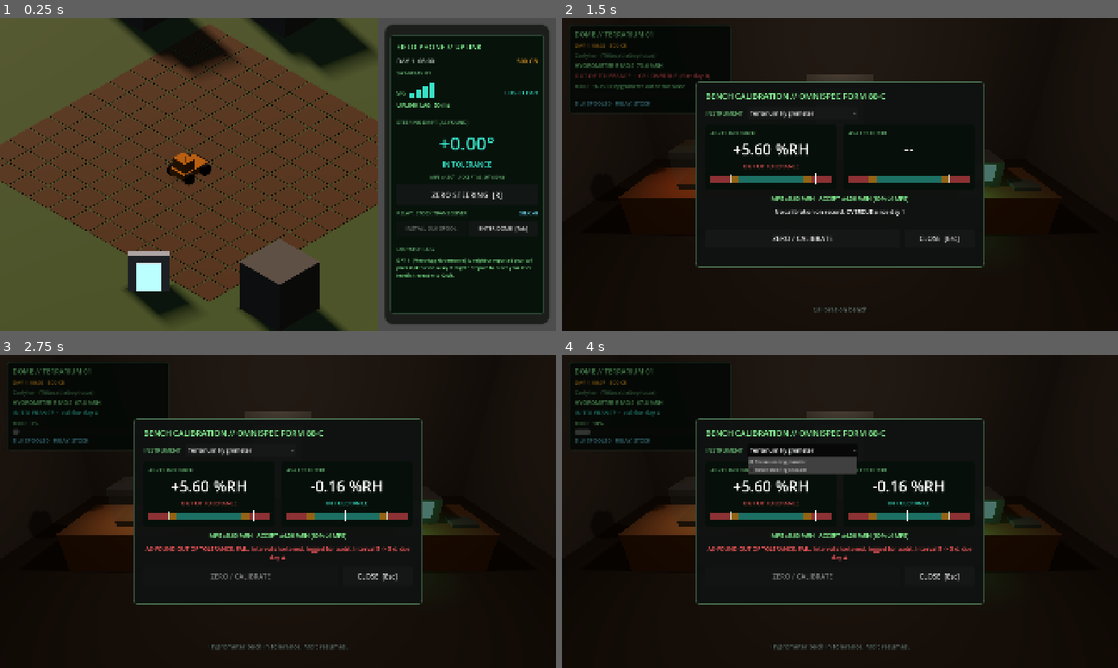
Above: before the commit, frames 1-4 (two rows, left to right).
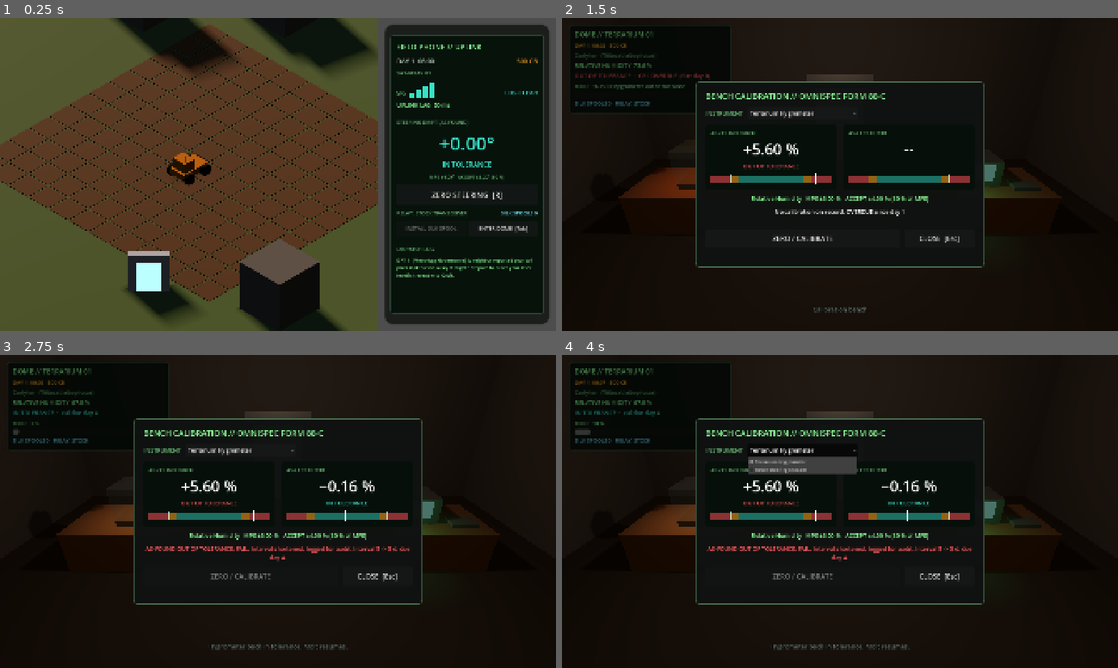
Above: after the commit, the same moments.

Repository: xlockeddown-glitch/out-of-spec
Game: Godot game, scene res://scenes/main_farm.tscn
The game is run twice, just before and just after one commit, with the same random seed, the same clock (stepped at 60 frames per second) and the same inputs.
Inputs (mouse positions are in pixels of both pictures, inside the frame that each line leads up to):
- Up to frame 1 (0.25 s): no input
- Up to frame 2 (1.5 s): click "ENTER DOME [Tab]" at 0.5 s; tap Enter at 1.25 s; move the mouse to (962, 158) at 1.27 s; hold D (rover_steer_right) from 1.28 s (still down); tap Space (rover_till) at 1.35 s; click (962, 158) at 1.42 s
- Up to frame 3 (2.75 s): release D (rover_steer_right) at 2 s; click "ZERO / CALIBRATE" at 2 s
- Up to frame 4 (4 s): click "Terrarium Hygrometer" at 2.75 s; tap Space (rover_till) at 3.5 s; move the mouse to (728, 527) at 3.52 s; hold S (rover_reverse) from 3.53 s (still down); tap R (rover_zero_steering) at 3.6 s

The runs differ from the first frame. In frame 1, 0.1% of the frame differs, in the area x 77-97%, y 50-64%; in frame 2, 0.9%; in frame 3, 1.2%; in frame 4, 1.2%, in the area x 2-69%, y 14-60%.

Commit message:
NIST SP 811 for player-facing text, with a local check
- SP811 formatter (U+2212 minus, U+202F grouping over four digits)
- DriftingSensor.format_value: "+5.60 %" (no RH qualifier on %),
  quantity_name() for labels; "−0.48°" for steering
- UI: space before %, × for multiplication, RELATIVE HUMIDITY label,
  SILK SPOOLS count, grouped credits
- Dispatch text: 1.4 %, 4 %, 12 000, 40 000, 200 ms
- tools/check_sp811.py + docs/sp811.md; README local checks; canon tables

Co-Authored-By: Claude Opus 5.5 <noreply@anthropic.com>
Claude-Session: https://claude.ai/code/session_01BofB6MbKLctUdnYN5tTGLe

Diff:
--- a/data/dialogue_dispatches.json
+++ b/data/dialogue_dispatches.json
@@ -6,7 +6,7 @@
       "id": "disp_01",
       "sender": "Orbital Compliance",
       "severity": "warning",
-      "text": "Reminder: Tractor wheel circumference exceeds nominal spec by 1.4%. Any unauthorized harvest mileage will be billed as recreational joyriding."
+      "text": "Reminder: Tractor wheel circumference exceeds nominal spec by 1.4 %. Any unauthorized harvest mileage will be billed as recreational joyriding."
     },
     {
       "id": "disp_02",
@@ -42,7 +42,7 @@
       "id": "disp_07",
       "sender": "HR & Morale",
       "severity": "info",
-      "text": "Outpost loneliness is down 4% after we reclassified talking to your rover as 'verbal diagnostics.'"
+      "text": "Outpost loneliness is down 4 % after we reclassified talking to your rover as 'verbal diagnostics.'"
     },
     {
       "id": "disp_08",
@@ -60,14 +60,14 @@
       "id": "disp_10",
       "sender": "Drop-Pod Dispatch",
       "severity": "info",
-      "text": "Your replacement reference weight fell off the cargo rail at 12,000 meters. Please re-zero it before use."
+      "text": "Your replacement reference weight fell off the cargo rail at 12 000 meters. Please re-zero it before use."
     }
   ],
   "audit_fines": [
     {
       "id": "fine_01",
       "title": "Unapproved Arachnid-Assisted Telemetry",
-      "reason": "Used homegrown tarantula silk to out-perform a 40,000-credit corporate transceiver.",
+      "reason": "Used homegrown tarantula silk to out-perform a 40 000-credit corporate transceiver.",
       "credit_penalty": 175,
       "snarky_footer": "Innovation without a Form 88-C is just vandalism with better tolerances."
     },
@@ -97,7 +97,7 @@
       "title": "Excessive Signal Clarity",
       "reason": "Satellite relay latency dropped below your paid subscription tier.",
       "credit_penalty": 210,
-      "snarky_footer": "Upgrade to Platinum Uplink or kindly re-introduce 200ms of lag."
+      "snarky_footer": "Upgrade to Platinum Uplink or kindly re-introduce 200 ms of lag."
     }
   ],
   "npcs": {
--- a/data/items.json
+++ b/data/items.json
@@ -2,6 +2,6 @@
   "optical_silk_spool": {
     "display_name": "Optical Silk Spool",
     "relay_lag_reduction_pct": 60,
-    "_note": "Week 2 decision: one spool cuts rover uplink lag ~60% (0.45 s -> 0.18 s occluded)."
+    "_note": "Week 2 decision: one spool cuts rover uplink lag about 60 % (0.45 s to 0.18 s occluded)."
   }
 }
--- a/data/tarantula_species.json
+++ b/data/tarantula_species.json
@@ -60,7 +60,7 @@
     "optical_silk_yield": null,
     "lag_reduction_pct": 25,
     "output": "Standard optical silk",
-    "unlock": "Cuts Day 1 tractor input lag when slotted into the dish (bible: 25%)."
+    "unlock": "Cuts Day 1 tractor input lag when slotted into the dish (bible: 25 %)."
   },
   {
     "id": "terracotta_knee",
--- a/scripts/autoload/GameState.gd
+++ b/scripts/autoload/GameState.gd
@@ -223,9 +223,9 @@
 	for line: Dictionary in report["lines"]:
 		var sensor: DriftingSensor = get_sensor(line["instrument_id"])
 		# Three decimals so 1.004 x MPE doesn't read as "1.00 ... OUT OF TOLERANCE".
-		var label: String = "%s %s (%.3f x MPE) %s" % [
+		var label: String = "%s %s (%s × MPE) %s" % [
 			INSTRUMENT_NAMES.get(line["instrument_id"], line["instrument_id"]),
-			sensor.format_value(line["as_found"]), line["ratio"], DriftingSensor.band_label(line["band"])]
+			sensor.format_value(line["as_found"]), SP811.number(line["ratio"], 3), DriftingSensor.band_label(line["band"])]
 		if line["overdue"]:
 			label += ", OVERDUE (due day %d)" % line["due_day"]
 		if line["violation"]:
@@ -242,7 +242,7 @@
 		add_credits(-int(report["total_fine"]))
 		var fines: Array[Dictionary] = DataManager.get_records(DISPATCH_TABLE, "audit_fines")
 		var footer: String = fines.pick_random().get("snarky_footer", "") if not fines.is_empty() else ""
-		post_phone("TOTAL FINE %d CR. Balance %d CR. %s" % [report["total_fine"], credits, footer])
+		post_phone("TOTAL FINE %s CR. Balance %s CR. %s" % [SP811.integer(report["total_fine"]), SP811.integer(credits), footer])
 	audit_log.append(report)
 	audit_completed.emit(report)
 
--- a/scripts/dome/dome_interior.gd
+++ b/scripts/dome/dome_interior.gd
@@ -56,8 +56,8 @@
 	var reading: String = "--"
 	var ideal: Variant = GameState.get_dome_species().get("ideal_humidity_pct")
 	if typeof(ideal) == TYPE_FLOAT or typeof(ideal) == TYPE_INT:
-		reading = "%.1f %%RH" % (float(ideal) + hygro.error)
-	_hygro_label.text = "HYGROMETER READS  %s" % reading
+		reading = SP811.number(float(ideal) + hygro.error, 1) + " %"
+	_hygro_label.text = "RELATIVE HUMIDITY  %s" % reading
 	var band: int = hygro.get_band()
 	var today: int = GameClock.get_day_index()
 	var due_text: String = ("CAL OVERDUE (due day %d)" % hygro.cal_due_day if hygro.is_overdue(today)
@@ -70,17 +70,17 @@
 		GameState.MoltStage.MOLTED:
 			_molt_label.text = "MOLTED: optical silk spool ready"
 		GameState.MoltStage.PRE_MOLT:
-			_molt_label.text = "PRE-MOLT  %d%%" % roundi(GameState.molt_progress * 100.0)
+			_molt_label.text = "PRE-MOLT  %d %%" % roundi(GameState.molt_progress * 100.0)
 		_:
 			_molt_label.text = ("MOLT PAUSED: hygrometer out of tolerance" if GameState.is_molt_paused()
-				else "MOLT  %d%%" % roundi(GameState.molt_progress * 100.0))
+				else "MOLT  %d %%" % roundi(GameState.molt_progress * 100.0))
 	_silk_label.text = "SILK SPOOLS %d   RELAY: %s" % [
 		GameState.optical_silk_spools, "OPTICAL SILK" if GameState.relay_slotted else "STOCK"]
 
 
 func _on_terrarium_clicked() -> void:
 	var species: Dictionary = GameState.get_dome_species()
-	_toast("%s: ideal %s °C / %s %%RH. Keep the hygrometer within MPE to progress the molt." % [
+	_toast("%s: ideal %s °C, relative humidity %s %%. Keep the hygrometer within MPE to progress the molt." % [
 		_field(species, "common_name", "?"), _field(species, "ideal_temp_c", "?"), _field(species, "ideal_humidity_pct", "?")])
 
 
--- a/scripts/main_farm.gd
+++ b/scripts/main_farm.gd
@@ -65,13 +65,14 @@
 
 
 func _on_steering_zeroed(record: Dictionary) -> void:
-	_hud.push_log("As-found %+.2f°  As-left %+.2f°  Next due day %d (%d d)" % [
-		record.get("as_found", 0.0), record.get("as_left", 0.0), record.get("due_day", 0), record.get("interval_days", 0)])
+	_hud.push_log("As-found %s°  As-left %s°  Next due day %d (%d d)" % [
+		SP811.signed(record.get("as_found", 0.0)), SP811.signed(record.get("as_left", 0.0)),
+		record.get("due_day", 0), record.get("interval_days", 0)])
 
 
 func _on_slot_spool_pressed() -> void:
 	if GameState.slot_spool_into_relay():
-		_hud.push_log("Optical silk spool installed. Uplink lag x%.2f." % GameState.get_relay_lag_multiplier())
+		_hud.push_log("Optical silk spool installed. Uplink lag × %s." % SP811.number(GameState.get_relay_lag_multiplier(), 2))
 
 
 func _on_silk_changed(_spools: int) -> void:
--- a/scripts/metrology/drifting_sensor.gd
+++ b/scripts/metrology/drifting_sensor.gd
@@ -118,15 +118,28 @@
 	return Band.OUT_OF_TOLERANCE
 
 
-## Human-readable value in this instrument's unit.
+## Human-readable signed value in this instrument's unit, per NIST SP 811:
+## U+2212 minus, no space before the plane-angle degree, a space before %, and
+## no "RH" qualifier on the % symbol (use quantity_name() in the label instead).
 func format_value(value: float) -> String:
 	match error_unit:
 		"degrees":
-			return "%+.2f°" % value
+			return SP811.signed(value, 2) + "°"
 		"percentage_points_rh":
-			return "%+.2f %%RH" % value
+			return SP811.signed(value, 2) + " %"
 		_:
-			return "%+.3f %s" % [value, error_unit]
+			return "%s %s" % [SP811.signed(value, 3), error_unit]
+
+
+## The quantity the error is in, for labels ("relative humidity").
+func quantity_name() -> String:
+	match error_unit:
+		"degrees":
+			return "steering angle"
+		"percentage_points_rh":
+			return "relative humidity"
+		_:
+			return error_unit
 
 
 static func band_label(band: int) -> String:
--- a/scripts/ui/cal_bench_ui.gd
+++ b/scripts/ui/cal_bench_ui.gd
@@ -70,9 +70,9 @@
 	for meter: BandMeter in [_found_meter, _left_meter]:
 		meter.mpe = sensor.mpe
 		meter.acceptance_ratio = sensor.acceptance_ratio
-	_mpe_label.text = "MPE ±%s   ACCEPT ±%s (%d%% of MPE)" % [
-		_unsigned(sensor, sensor.mpe), _unsigned(sensor, sensor.mpe * sensor.acceptance_ratio),
-		roundi(sensor.acceptance_ratio * 100.0)]
+	_mpe_label.text = "%s   MPE ±%s   ACCEPT ±%s (%d %% of MPE)" % [
+		sensor.quantity_name().capitalize(), _unsigned(sensor, sensor.mpe),
+		_unsigned(sensor, sensor.mpe * sensor.acceptance_ratio), roundi(sensor.acceptance_ratio * 100.0)]
 	_show_as_found(sensor, sensor.error)
 	_left_value.text = "--"
 	_left_band.text = ""
--- a/scripts/ui/field_phone_hud.gd
+++ b/scripts/ui/field_phone_hud.gd
@@ -42,8 +42,8 @@
 
 func configure(relay_name: String, mpe_deg: float, acceptance_ratio: float) -> void:
 	_relay_label.text = relay_name
-	_tolerance_label.text = "MPE ±%.2f°   ACCEPT ±%.2f° (%d%%)" % [
-		mpe_deg, mpe_deg * acceptance_ratio, roundi(acceptance_ratio * 100.0)]
+	_tolerance_label.text = "MPE ±%s°   ACCEPT ±%s° (%d %%)" % [
+		SP811.number(mpe_deg, 2), SP811.number(mpe_deg * acceptance_ratio, 2), roundi(acceptance_ratio * 100.0)]
 
 
 func set_uplink(has_los: bool, quality: float, lag_s: float) -> void:
@@ -57,7 +57,7 @@
 
 ## band is a DriftingSensor.Band value.
 func set_drift(drift_deg: float, band: int) -> void:
-	_drift_value.text = "%+.2f°" % drift_deg
+	_drift_value.text = SP811.signed(drift_deg) + "°"
 	match band:
 		DriftingSensor.Band.IN_BAND:
 			_set_status("IN TOLERANCE", COLOR_OK)
@@ -71,7 +71,7 @@
 	_relay_status_label.text = "RELAY: OPTICAL SILK" if slotted else "RELAY: STOCK TRANSCEIVER"
 	_relay_status_label.add_theme_color_override(
 		"font_color", Color(0.45, 0.9, 1) if slotted else Color(0.4, 0.7, 0.45))
-	_spool_label.text = "SILK x%d" % spools
+	_spool_label.text = "SILK SPOOLS %d" % spools
 	_slot_spool_button.disabled = not can_slot
 
 
@@ -80,7 +80,7 @@
 
 
 func set_credits(credits: int) -> void:
-	_credits_label.text = "%d CR" % credits
+	_credits_label.text = "%s CR" % SP811.integer(credits)
 	_credits_label.add_theme_color_override("font_color", COLOR_FAIL if credits < 0 else COLOR_WARN)
 
 
--- /dev/null
+++ b/scripts/ui/sp811.gd
@@ -0,0 +1,57 @@
+class_name SP811
+extends RefCounted
+## NIST SP 811 (2008) number formatting for player-facing text. Rules summary
+## and the check script: docs/sp811.md, tools/check_sp811.py.
+##   - Minus sign is U+2212, not a hyphen.
+##   - More than four digits on one side of the decimal marker: group in
+##     threes with a narrow no-break space (U+202F). Never commas.
+##   - Space between number and unit symbol (5 ms, 20 °C, 80 %), except the
+##     plane-angle degree (4.00°). Callers add the unit; these helpers only
+##     format the number.
+
+const MINUS: String = "−"
+const NARROW_NBSP: String = " "
+
+
+## Always-signed value, e.g. +5.60 or −0.48.
+static func signed(value: float, decimals: int = 2) -> String:
+	return _group(("%+." + str(decimals) + "f") % value).replace("-", MINUS)
+
+
+## Unsigned or naturally signed value, e.g. 73.6 or −12.0.
+static func number(value: float, decimals: int = 2) -> String:
+	return _group(("%." + str(decimals) + "f") % value).replace("-", MINUS)
+
+
+## Whole number with SP 811 grouping, e.g. 427, 12 000, −1500.
+static func integer(value: int) -> String:
+	return _group(str(value)).replace("-", MINUS)
+
+
+static func _group(text: String) -> String:
+	var sign: String = ""
+	if text.begins_with("+") or text.begins_with("-"):
+		sign = text.substr(0, 1)
+		text = text.substr(1)
+	var parts: PackedStringArray = text.split(".")
+	var int_part: String = parts[0]
+	if int_part.length() > 4:
+		var grouped: String = ""
+		var count: int = 0
+		for i: int in range(int_part.length() - 1, -1, -1):
+			if count > 0 and count % 3 == 0:
+				grouped = NARROW_NBSP + grouped
+			grouped = int_part[i] + grouped
+			count += 1
+		int_part = grouped
+	if parts.size() > 1:
+		var frac: String = parts[1]
+		if frac.length() > 4:
+			var g: String = ""
+			for i: int in frac.length():
+				if i > 0 and i % 3 == 0:
+					g += NARROW_NBSP
+				g += frac[i]
+			frac = g
+		return sign + int_part + "." + frac
+	return sign + int_part
--- a/ui/field_phone_hud.tscn
+++ b/ui/field_phone_hud.tscn
@@ -215,7 +215,7 @@
 layout_mode = 2
 theme_override_colors/font_color = Color(0.45, 0.9, 1, 1)
 theme_override_font_sizes/font_size = 18
-text = "SILK x0"
+text = "SILK SPOOLS 0"
 
 [node name="ActionRow" type="HBoxContainer" parent="Bezel/Screen/Content"]
 layout_mode = 2
Not shown, changed: docs/canon.md
Not shown, changed: docs/decisions.md
Not shown, added: docs/sp811.md
